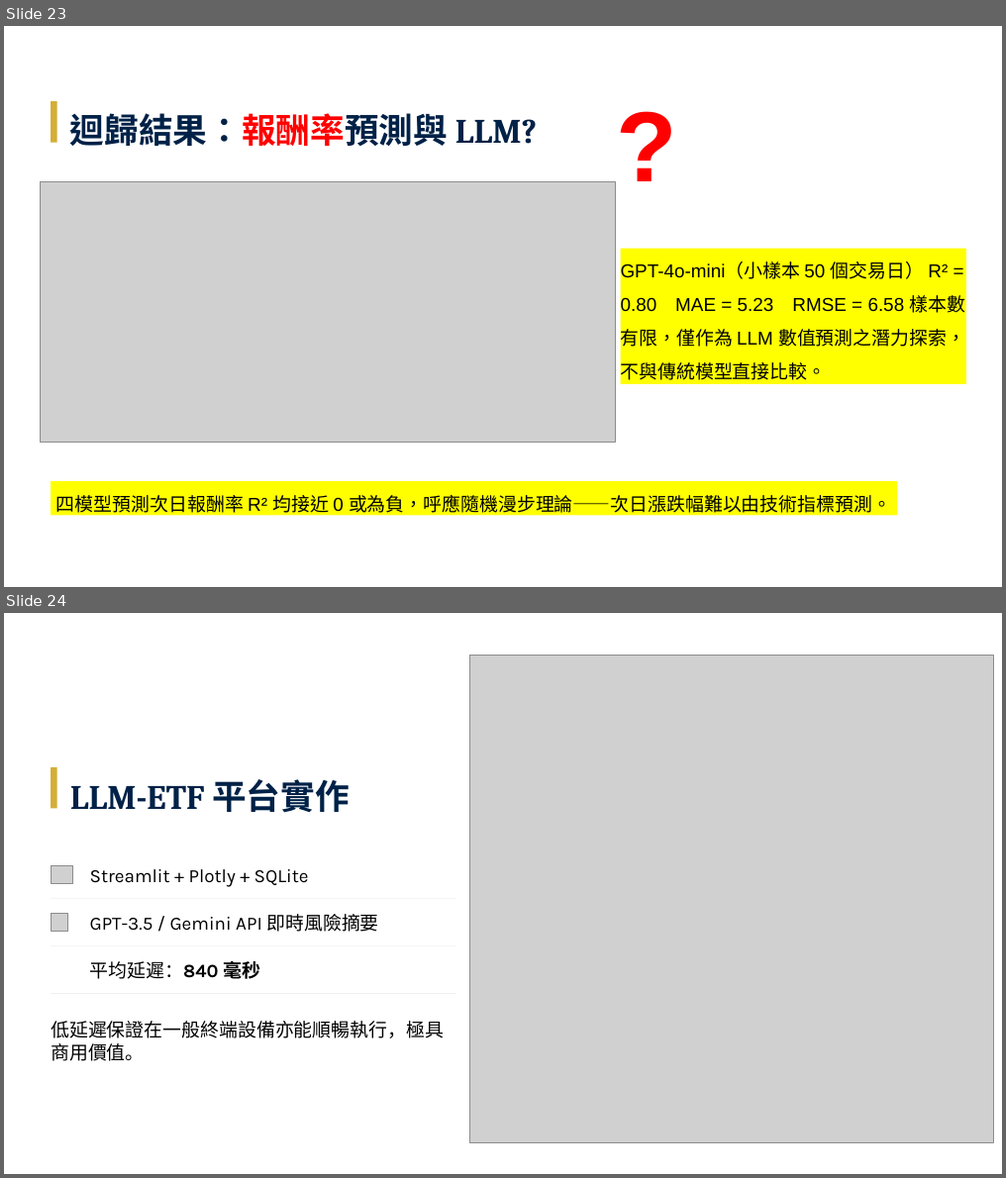
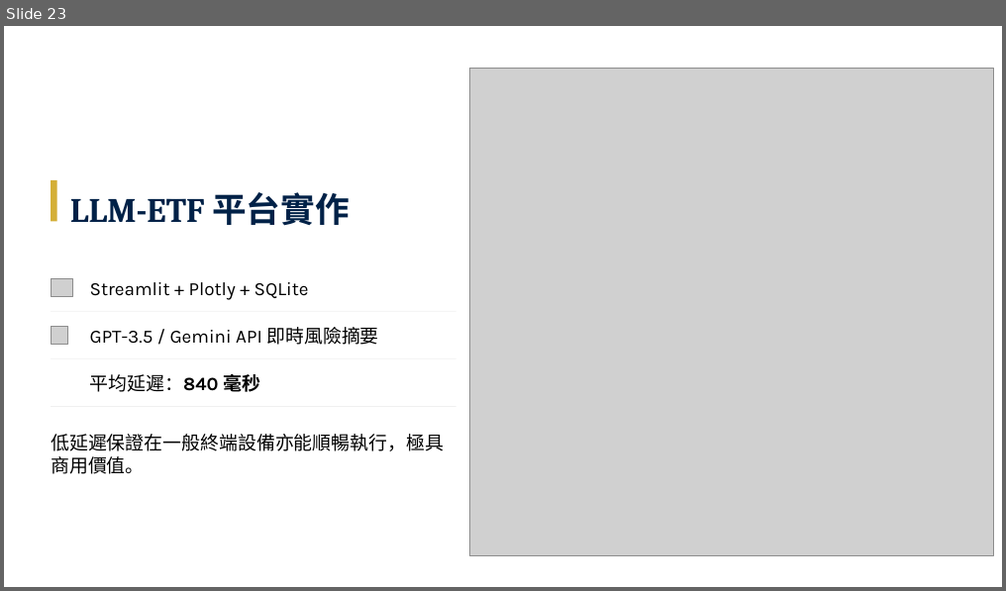
Before and after one commit to Tzu-Lin/ETF-AI-Project, a slide deck: 林子瑜-LLM_ETF_修訂四版_v20260608.pptx. Shown one above the other, each under a label of ours: slides 23 and 24 before the commit, slide 23 after it. The pictures are 1006x1178 and 1006x591 pixels, drawn with LibreOffice and Linux fonts; fonts in the diff are those of the drawing; grey boxes stand for pictures; background and template pictures are left out. Boxes give left, top, right and bottom in pixels: in the first picture for what was removed or moved away, otherwise in the second. Text is boxed around its words. In the diff, an @@ line names an element or a change of style, - is before the commit and + after.

Commit message:
2340

```diff
--- a/林子瑜-LLM_ETF_修訂四版_v20260608.pptx
+++ b/林子瑜-LLM_ETF_修訂四版_v20260608.pptx
@@ slide 23 removed at [4,26,1002,587], background picture (left out) @@
@@ text removed at [609,78,710,207] @@
-?
@@ rectangle removed at [51,101,56,143] @@
@@ text removed at [70,113,537,146] @@
-迴歸結果：報酬率預測與 LLM?
@@ picture removed at [40,181,616,442] @@
@@ rectangle removed at [621,249,966,384] @@
-GPT-4o-mini（小樣本 50 個交易日） R² = 0.80 MAE = 5.23 RMSE = 6.58 樣本數有限，僅作為 LLM 數值預測之潛力探索，不與傳統模型直接比較。
@@ rectangle removed at [51,482,896,516] @@
-四模型預測次日報酬率 R² 均接近 0 或為負，呼應隨機漫步理論——次日漲跌幅難以由技術指標預測。
@@ what was slide 24 is now slide 23 @@
```
